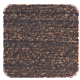
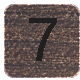
Comparing the layer stacks of the two (80, 80) images. Changes:
removed layer "dn" over [3, 4, 79, 78]
added group "dn" with 2 layers above "up" over [4, 4, 80, 78]
added layer "7 #1" in group "dn" over [29, 18, 57, 61]
added layer "btn #1" in group "dn" over [4, 4, 80, 78]
